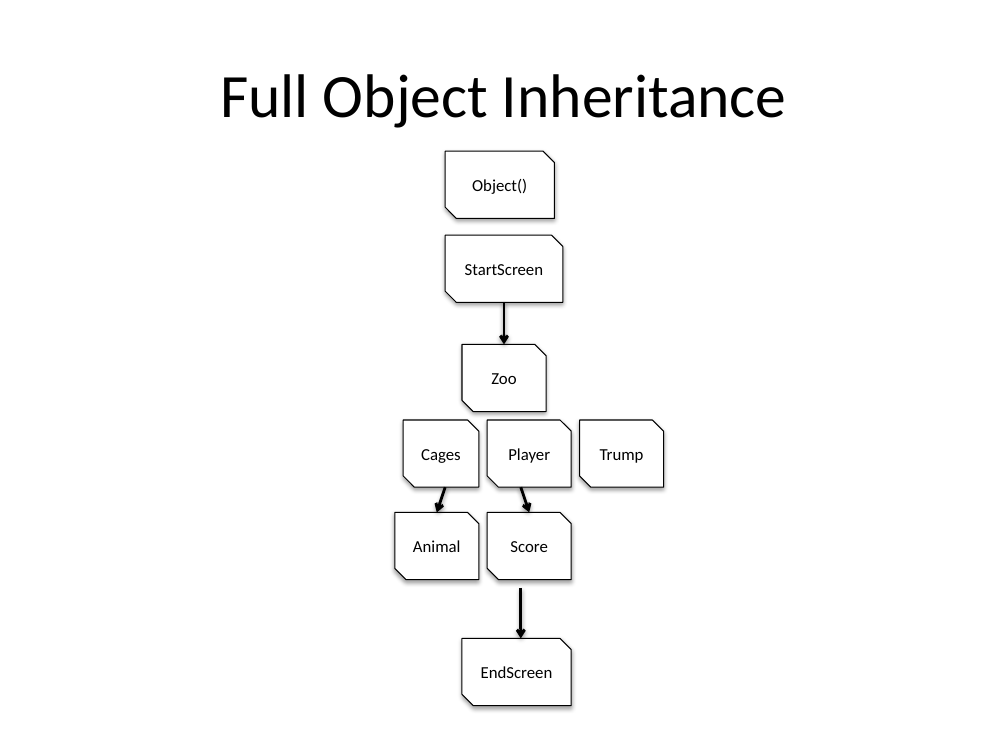
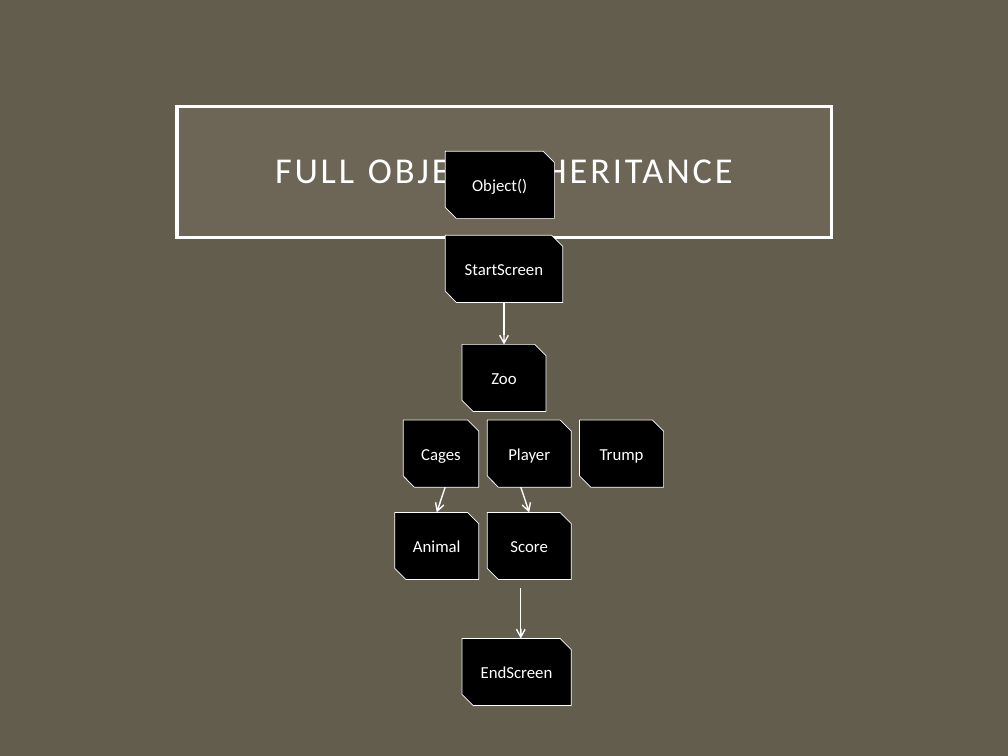
Before and after one commit to javisaurusrex/zookillsoccer, a slide deck: slide 29 of assets/game architecture/ZooKill Soccer Game Design Document.pptx. Drawn at 1008x756 pixels with LibreOffice and Linux fonts; fonts in the diff are those of the drawing. Boxes give left, top, right and bottom in pixels: in the first picture for what was removed or moved away, otherwise in the second. Text is boxed around its words. In the diff, an @@ line names an element or a change of style, - is before the commit and + after.

```diff
--- a/assets/game architecture/ZooKill Soccer Game Design Document.pptx
+++ b/assets/game architecture/ZooKill Soccer Game Design Document.pptx
@@ background #FFFFFF to #635D4D @@
@@ title "FULL OBJECT INHERITANCE": place and size @@
-title "FULL OBJECT INHERITANCE" at bbox=[220, 74, 787, 128]
+title "FULL OBJECT INHERITANCE" at bbox=[177, 106, 832, 237]
@@ title "FULL OBJECT INHERITANCE" at bbox=[177, 106, 832, 237]: fill none to #A7A08E at 15% opacity; outline none to #FFFFFF 2.5 pt @@
@@ title at bbox=[275, 153, 733, 192]: text changed; size 44 to 26 pt; text colour #000000 to #FFFFFF @@
-Full Object Inheritance
+FULL OBJECT INHERITANCE
@@ text colour #000000 to #FFFFFF; fill #FFFFFF to #000000; outline #000000 0.75 pt to #FFFFFF 0.5 pt; shadow off in 9 elements at bbox=[395, 512, 479, 580], bbox=[487, 420, 571, 488], bbox=[580, 420, 663, 488], bbox=[403, 420, 479, 488], bbox=[462, 345, 545, 412], bbox=[487, 512, 571, 580], bbox=[446, 235, 563, 302], bbox=[462, 638, 571, 706], bbox=[446, 151, 554, 219] @@
@@ arrow (504, 302) - (504, 345): stroke #000000 2 pt to #FFFFFF 1 pt @@
@@ arrow (446, 487) - (436, 512): stroke #000000 2 pt to #FFFFFF 1 pt @@
@@ arrow (521, 487) - (529, 512): stroke #000000 2 pt to #FFFFFF 1 pt @@
@@ arrow (521, 588) - (521, 638): stroke #000000 2 pt to #FFFFFF 1 pt @@
```
Also in this commit, not shown: 29 other slides changed, 37 other files.
